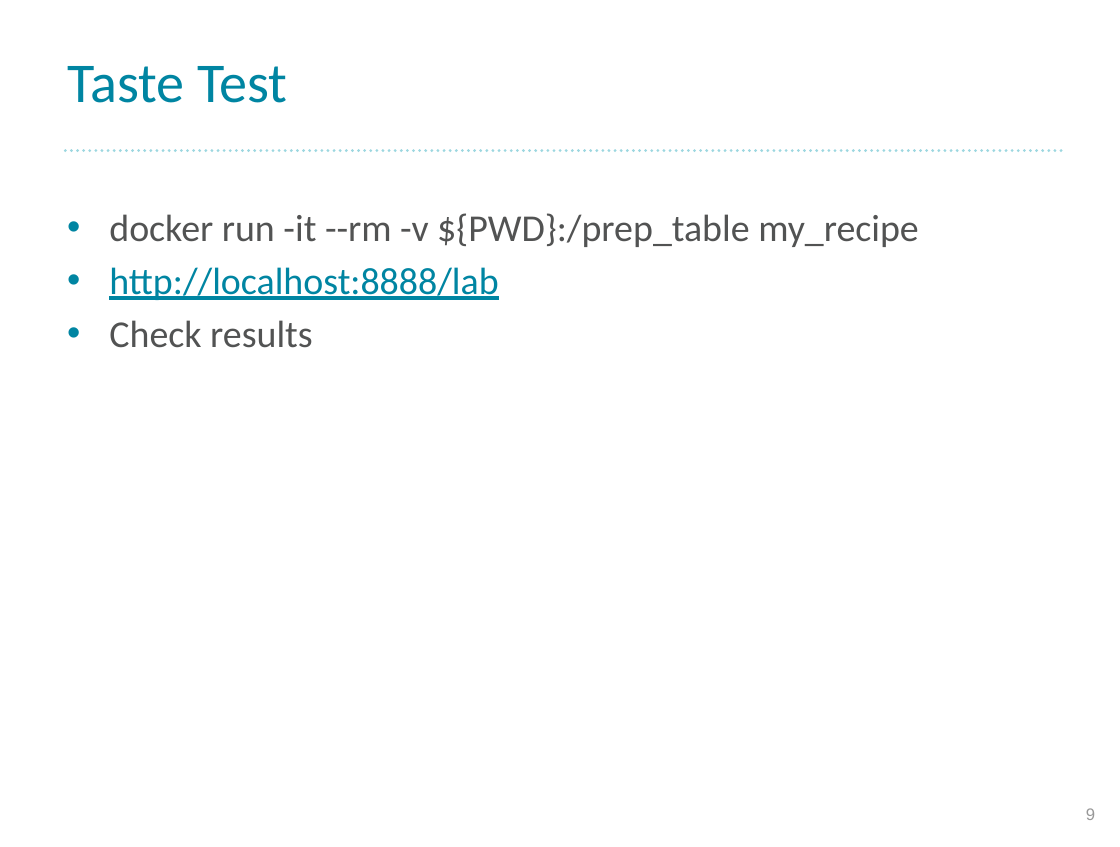
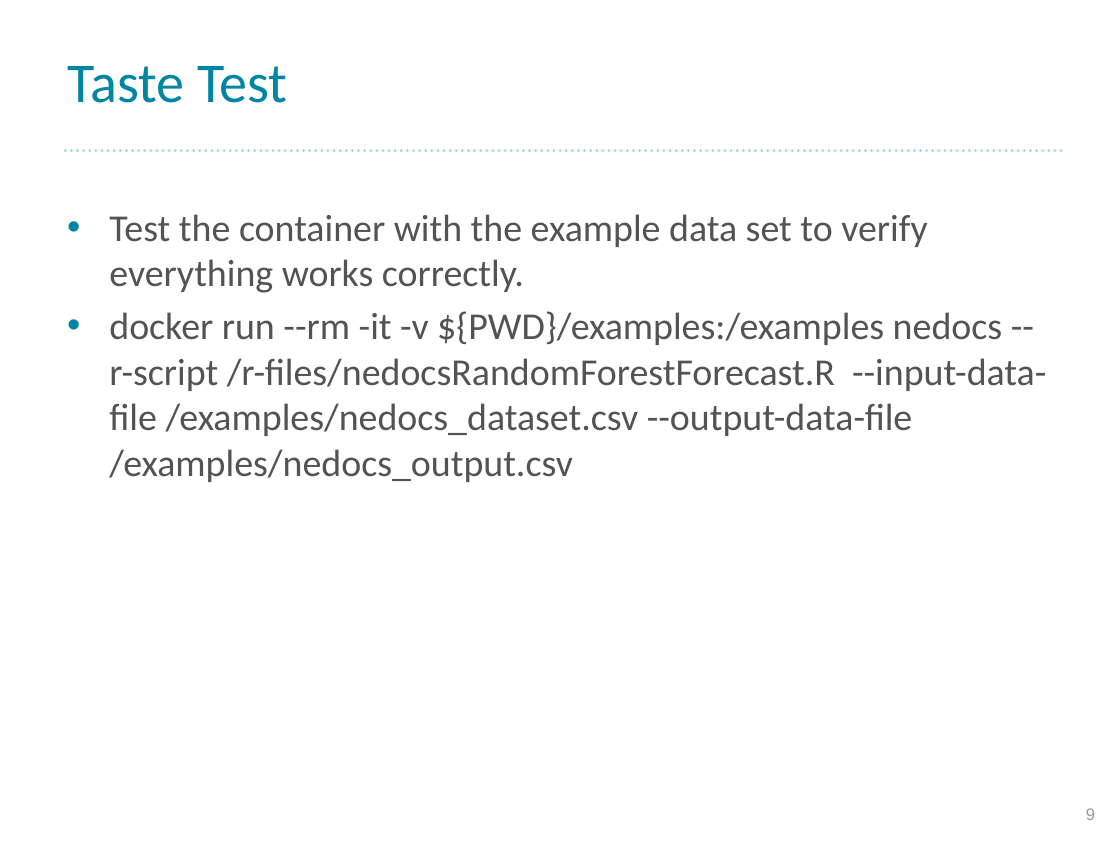
Before and after one commit to morizono/creating-recipes-for-other-chefs, a slide deck: slide 9 of documents/creating-recipes-for-other-chefs.pptx. Drawn at 1120x847 pixels with LibreOffice and Linux fonts; fonts in the diff are those of the drawing; background and template pictures are left out. Boxes give left, top, right and bottom in pixels: in the first picture for what was removed or moved away, otherwise in the second. Text is boxed around its words. In the diff, an @@ line names an element or a change of style, - is before the commit and + after.

```diff
--- a/documents/creating-recipes-for-other-chefs.pptx
+++ b/documents/creating-recipes-for-other-chefs.pptx
@@ text at (109,214,1046,482): text changed @@
-• docker run -it --rm -v ${PWD}:/prep_table my_recipe
-• http://localhost:8888/lab
-• Check results
+• Test the container with the example data set to verify everything works correctly.
+• docker run --rm -it -v ${PWD}/examples:/examples nedocs --r-script /r-files/nedocsRandomForestForecast.R --input-data-file /examples/nedocs_dataset.csv --output-data-file /examples/nedocs_output.csv
```
Also in this commit, not shown: 8 other slides changed, 1 other file.
